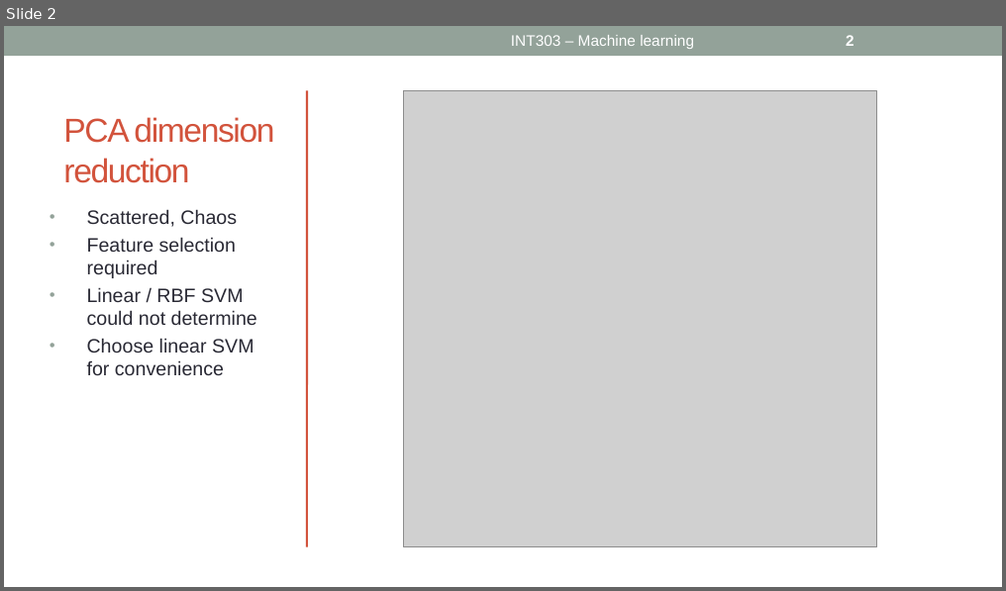
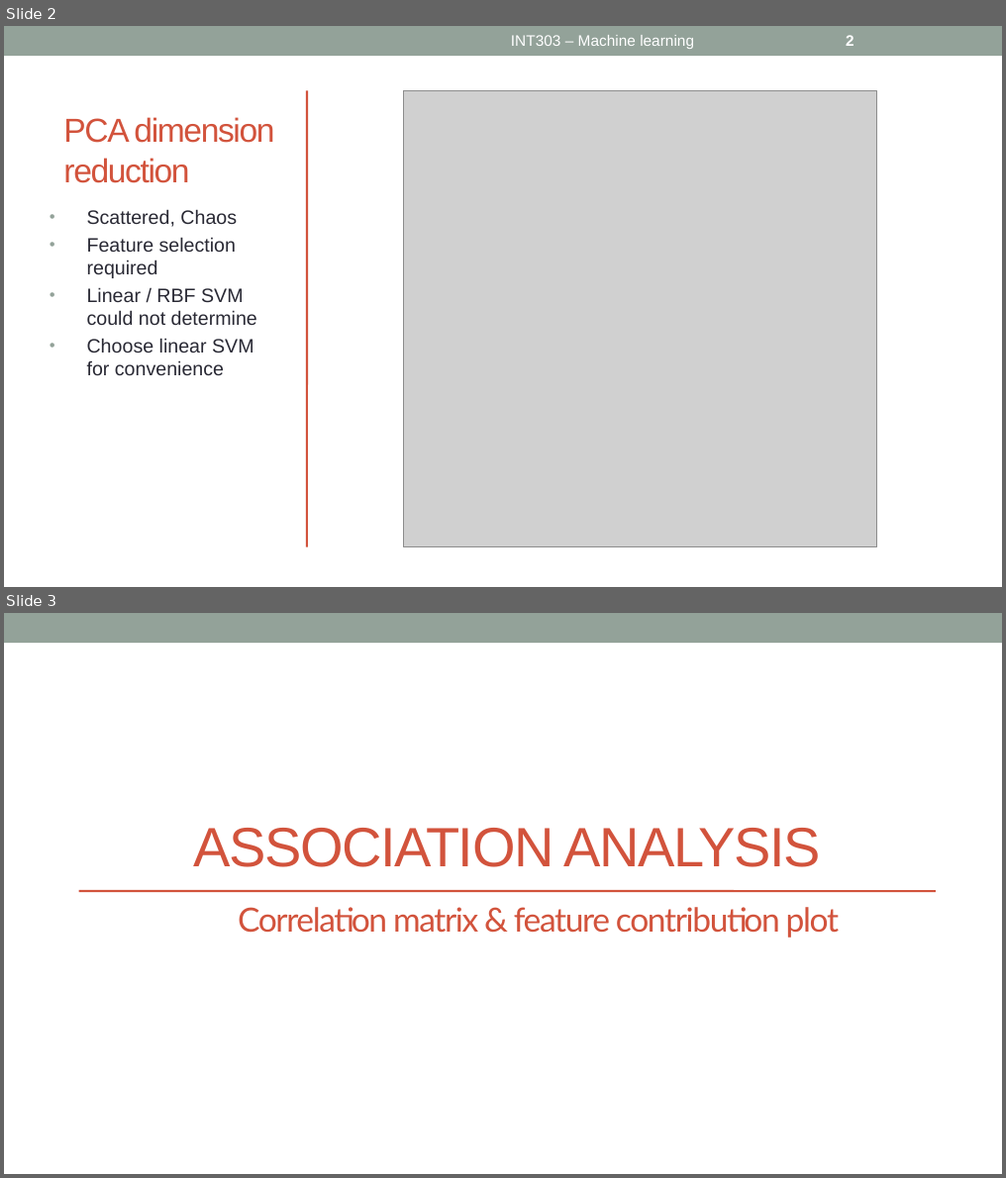
Before and after one commit to yuxuanwu17/heart_failure_detection, a slide deck: 305_pre_slides.pptx. Shown one above the other, each under a label of ours: slide 2 before the commit, slides 2 and 3 after it. The pictures are 1006x591 and 1006x1178 pixels, drawn with LibreOffice and Linux fonts; fonts in the diff are those of the drawing; grey boxes stand for pictures. Boxes give left, top, right and bottom in pixels: in the first picture for what was removed or moved away, otherwise in the second. Text is boxed around its words. In the diff, an @@ line names an element or a change of style, - is before the commit and + after.

```diff
--- a/305_pre_slides.pptx
+++ b/305_pre_slides.pptx
@@ slide 3 added at bbox=[4, 613, 1002, 1174], background #FFFFFF; not listed: 1 template element that a slide beside it also shows @@
@@ title added at bbox=[193, 828, 821, 867], 40 pt, text #D2533C @@
+ASSOCIATION ANALYSIS
@@ line added from (79, 891) to (935, 891), #D2533C 1.5 pt @@
@@ text added at bbox=[238, 907, 839, 938], 24 pt, text #D2533C @@
+Correlation matrix & feature contribution plot
```
Also in this commit, not shown: 3 slides changed, 1 other file.
